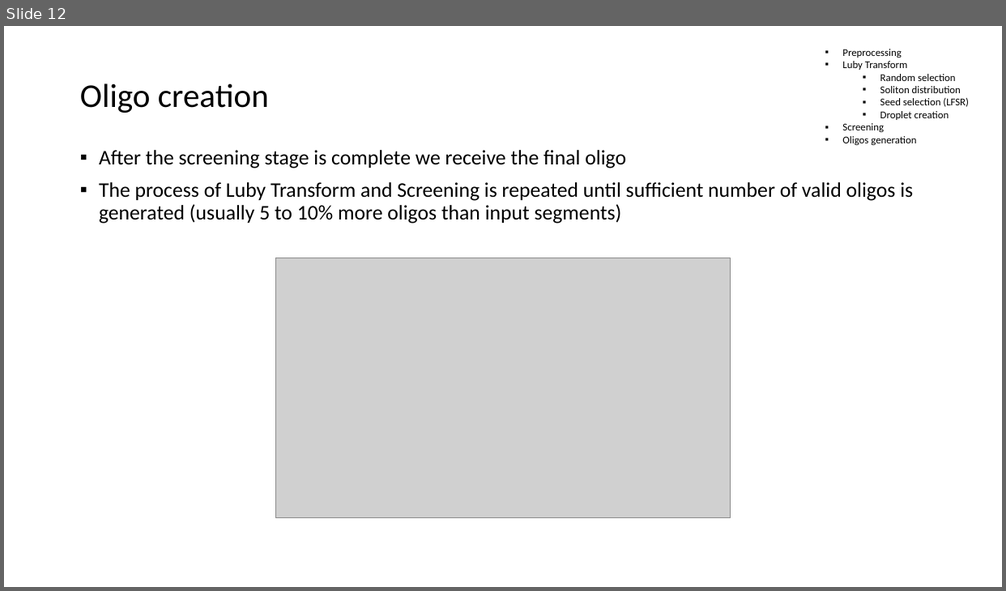
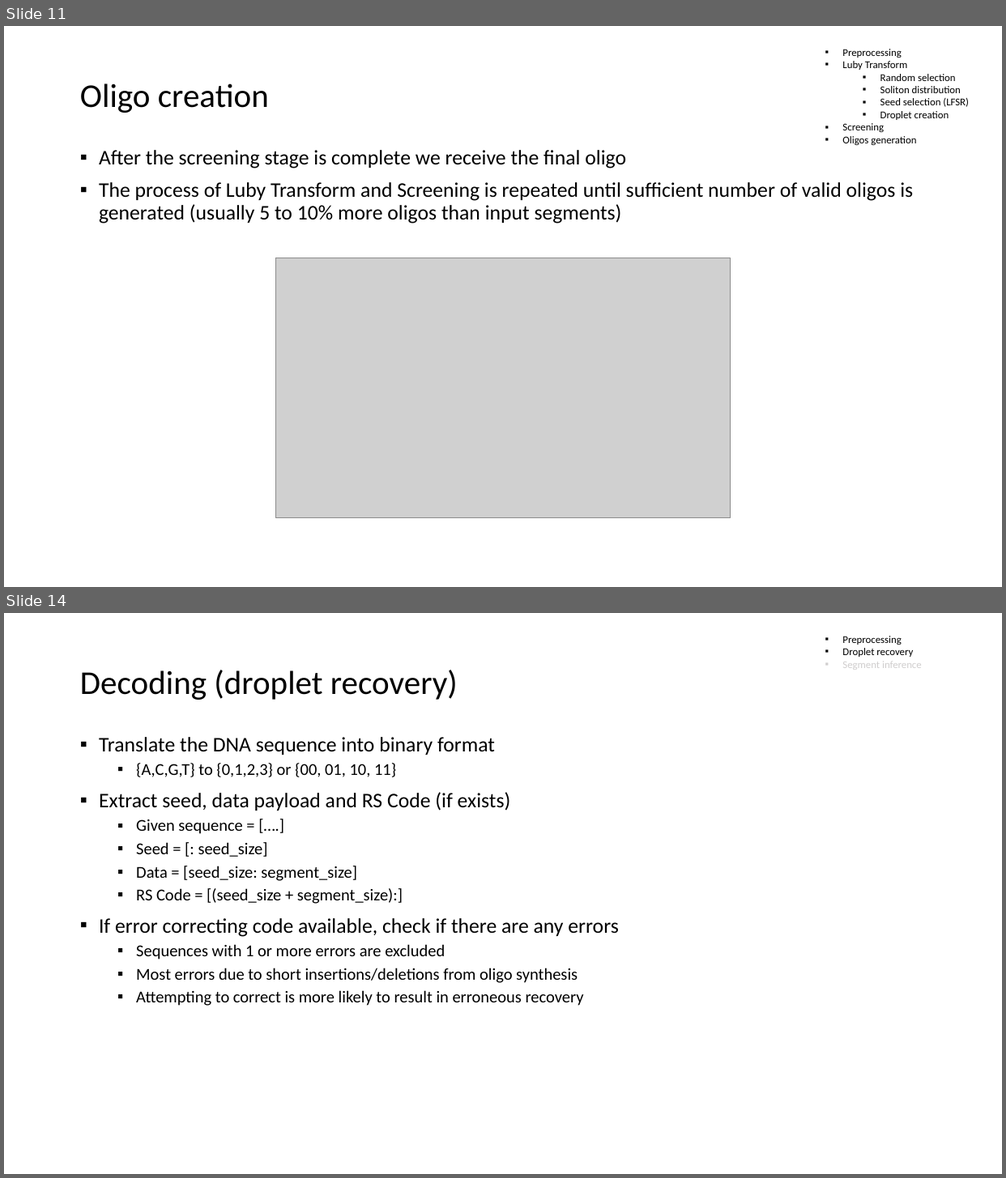
Before and after one commit to NakoNachev/dna_fountain, a slide deck: DNA Fountain_presi.pptx. Shown one above the other, each under a label of ours: slide 12 before the commit, slides 11 and 14 after it; the slides between them are not shown. The pictures are 1006x591 and 1006x1178 pixels, drawn with LibreOffice and Linux fonts; fonts in the diff are those of the drawing; grey boxes stand for pictures. Boxes give left, top, right and bottom in pixels: in the first picture for what was removed or moved away, otherwise in the second. Text is boxed around its words. In the diff, an @@ line names an element or a change of style, - is before the commit and + after.

```diff
--- a/DNA Fountain_presi.pptx
+++ b/DNA Fountain_presi.pptx
@@ slide 14 added at bbox=[4, 613, 1002, 1174], background #FFFFFF @@
@@ text added at bbox=[842, 636, 922, 669], 10 pt, text #000000 @@
+  ▪ Preprocessing
+  ▪ Droplet recovery
+  ▪ Segment inference
@@ title added at bbox=[80, 670, 458, 700], 32 pt, text #000000 @@
+Decoding (droplet recovery)
@@ text added at bbox=[99, 737, 618, 1006], 16 pt, text #000000 @@
+▪ Translate the DNA sequence into binary format
+  ▪ {A,C,G,T} to {0,1,2,3} or {00, 01, 10, 11}
+▪ Extract seed, data payload and RS Code (if exists)
+  ▪ Given sequence = [….]
+  ▪ Seed = [: seed_size]
+  ▪ Data = [seed_size: segment_size]
+  ▪ RS Code = [(seed_size + segment_size):]
+▪ If error correcting code available, check if there are any errors
+  ▪ Sequences with 1 or more errors are excluded
+  ▪ Most errors due to short insertions/deletions from oligo synthesis
+  ▪ Attempting to correct is more likely to result in erroneous recovery
@@ what was slide 12 is now slide 11 @@
```
Also in this commit, not shown: 2 slides changed, 6 other slides added.
